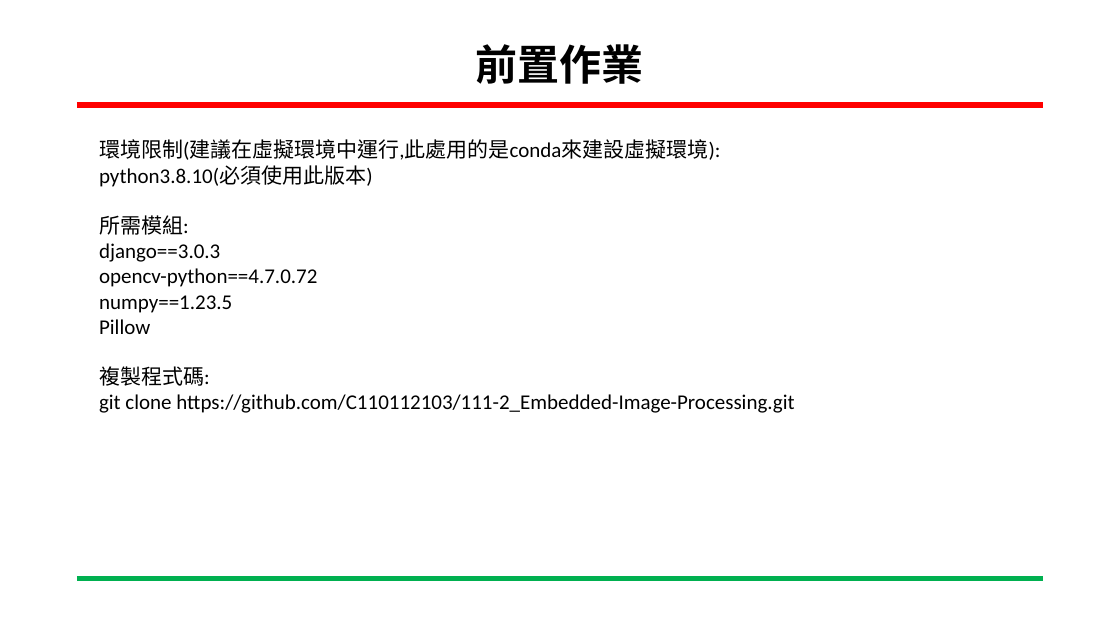
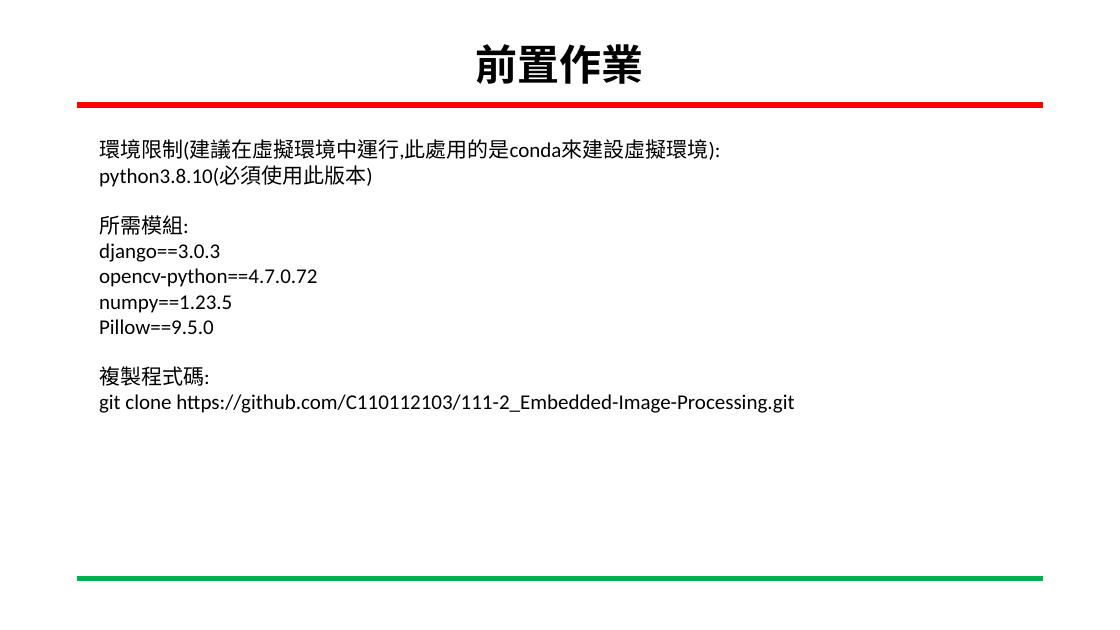
Before and after one commit to C110112103/111-2_Embedded-Image-Processing, a slide deck: slide 2 of zebrafish_detect_ppt/zebrafish_website_code/如何開啟網站.pptx. Drawn at 1120x630 pixels with LibreOffice and Linux fonts; fonts in the diff are those of the drawing; background and template pictures are left out. Boxes give left, top, right and bottom in pixels: in the first picture for what was removed or moved away, otherwise in the second. Text is boxed around its words. In the diff, an @@ line names an element or a change of style, - is before the commit and + after.

```diff
--- a/zebrafish_detect_ppt/zebrafish_website_code/如何開啟網站.pptx
+++ b/zebrafish_detect_ppt/zebrafish_website_code/如何開啟網站.pptx
@@ text at bbox=[99, 319, 214, 334]: text changed @@
-Pillow
+Pillow==9.5.0
```
